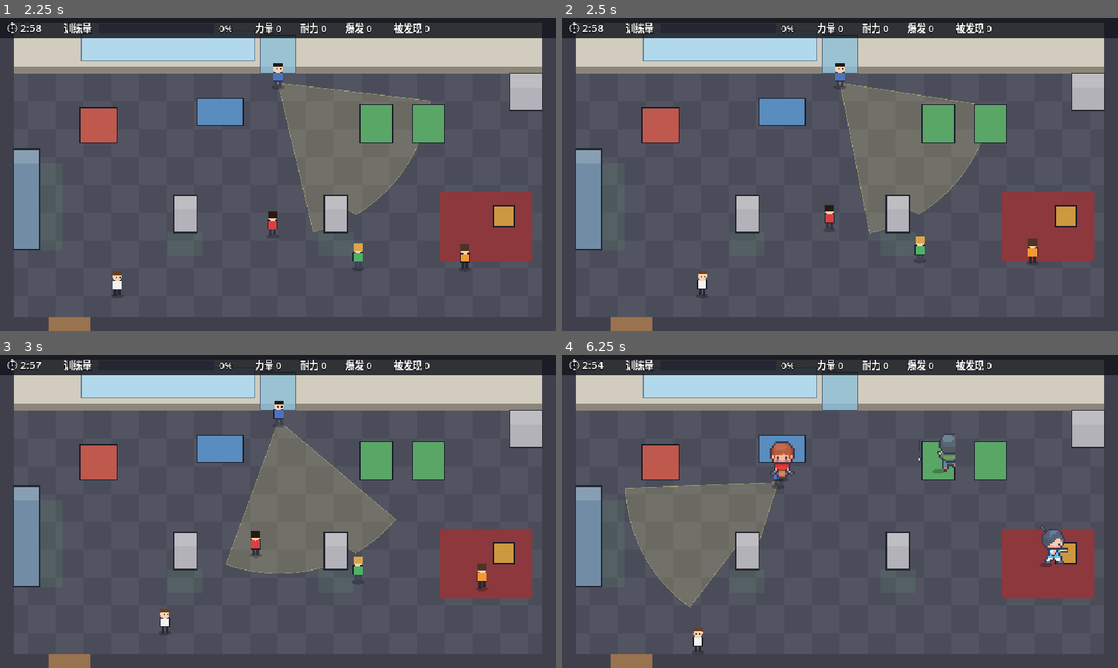
Above: before the commit, frames 1-4 (two rows, left to right).
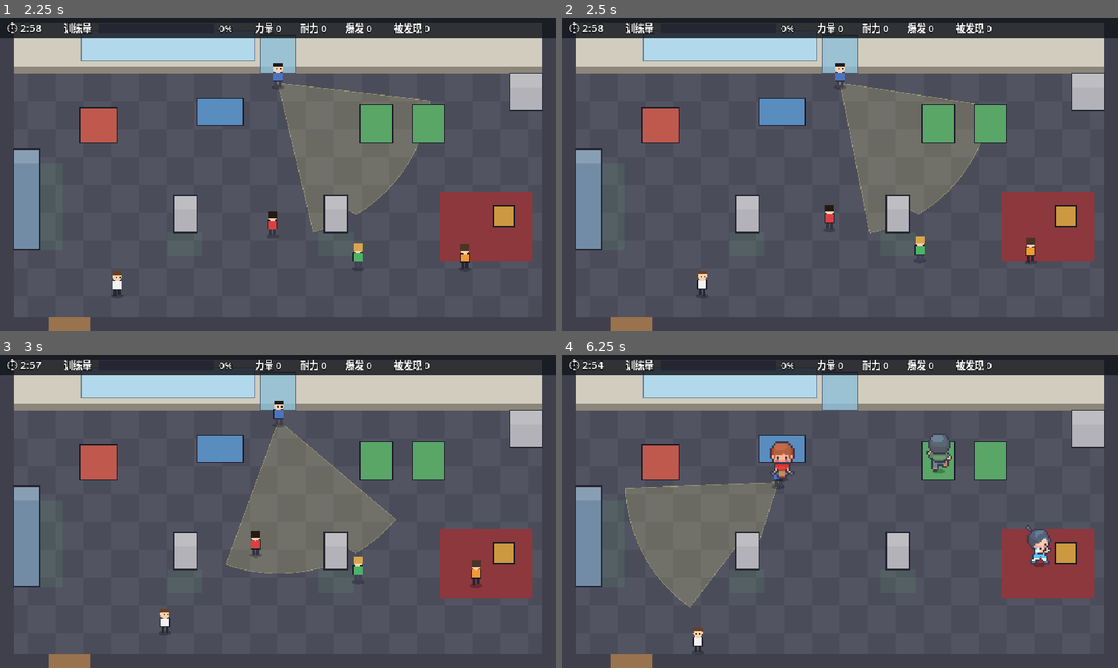
Above: after the commit, the same moments.

Repository: Astro-wen/ultimate-gym-championship
Game: Godot game, scene res://scenes/main.tscn
Two runs of this game, one before a commit and one after it. Both use one fixed random seed, a clock stepped at 60 frames per second and the inputs below.
Inputs (mouse positions are in pixels of both pictures, inside the frame that each line leads up to):
- Up to frame 1 (2.25 s): tap Enter at 0.5 s; move the mouse to (400, 158) at 0.52 s; hold D (move_right) 0.53-1.25 s; hold E (interact) 0.53-1.25 s; click (400, 158) at 0.67 s; drag from (166, 190) to (50, 205) at 1.27 s; move the mouse to (333, 105) at 2.02 s; hold D (move_right) from 2.03 s (still down); hold Shift (sprint) from 2.03 s (still down)
- Up to frame 2 (2.5 s): keep holding D (move_right); keep holding Shift (sprint)
- Up to frame 3 (3 s): release D (move_right) at 2.75 s; release Shift (sprint) at 2.75 s; drag from (250, 574) to (111, 464) at 2.77 s
- Up to frame 4 (6.25 s): move the mouse to (1006, 558) at 3.52 s; hold A (move_left) 3.53-4.25 s; tap Q (leave) at 3.6 s; drag from (673, 464) to (895, 580) at 4.27 s; move the mouse to (867, 511) at 5.02 s; hold S (move_down) 5.03-5.75 s; hold E (interact) 5.03-5.75 s; click (867, 511) at 5.17 s; drag from (756, 433) to (728, 527) at 5.77 s

Frame 1 is identical in both runs. In frame 2, less than 0.1% of the frame differs, in the area x 83-86%, y 70-79%; in frame 3, 0.2%; in frame 4, 1.1%, in the area x 64-91%, y 25-68%.

Commit message:
feat: switch stations to v2 per-character poses (LimeZu-style)
- StationData pose specs updated to the v2 strips (player as default)
- punching bag stance moved back 12px for the longer v2 punch
- STATUS updated

Co-Authored-By: Claude Opus 5.5 <noreply@anthropic.com>

Diff:
--- a/data/stations/bench_press.tres
+++ b/data/stations/bench_press.tres
@@ -1,7 +1,7 @@
 [gd_resource type="Resource" script_class="StationData" load_steps=3 format=3]
 
 [ext_resource type="Script" path="res://scripts/stations/station_data.gd" id="1_sd"]
-[ext_resource type="Texture2D" path="res://assets/characters/generated/tall/char_worker_bench_press_2f_ai_v1.png" id="2_pose"]
+[ext_resource type="Texture2D" path="res://assets/characters/generated/v2/char_player_bench_press_2f_ai_v2.png" id="2_pose"]
 
 [resource]
 script = ExtResource("1_sd")
@@ -24,7 +24,7 @@
 pose_texture = ExtResource("2_pose")
 pose_frames = 2
 pose_frame_size = Vector2i(96, 72)
-pose_anchor = Vector2(48, 71)
+pose_anchor = Vector2(48, 72)
 pose_loop = false
 anchor_offsets = Array[Vector2]([Vector2(0, -16)])
 exit_offset = Vector2(0, 26)
--- a/data/stations/dumbbell_curl.tres
+++ b/data/stations/dumbbell_curl.tres
@@ -1,7 +1,7 @@
 [gd_resource type="Resource" script_class="StationData" load_steps=3 format=3]
 
 [ext_resource type="Script" path="res://scripts/stations/station_data.gd" id="1_sd"]
-[ext_resource type="Texture2D" path="res://assets/characters/generated/tall/char_worker_dumbbell_curl_2f_ai_v1.png" id="2_pose"]
+[ext_resource type="Texture2D" path="res://assets/characters/generated/v2/char_player_dumbbell_curl_2f_ai_v2.png" id="2_pose"]
 
 [resource]
 script = ExtResource("1_sd")
--- a/data/stations/punching_bag.tres
+++ b/data/stations/punching_bag.tres
@@ -1,7 +1,7 @@
 [gd_resource type="Resource" script_class="StationData" load_steps=3 format=3]
 
 [ext_resource type="Script" path="res://scripts/stations/station_data.gd" id="1_sd"]
-[ext_resource type="Texture2D" path="res://assets/characters/generated/tall/char_worker_punching_bag_2f_ai_v1.png" id="2_pose"]
+[ext_resource type="Texture2D" path="res://assets/characters/generated/v2/char_player_punching_bag_2f_ai_v2.png" id="2_pose"]
 
 [resource]
 script = ExtResource("1_sd")
@@ -23,10 +23,10 @@
 base_region = Rect2(288, 300, 48, 122)
 pose_texture = ExtResource("2_pose")
 pose_frames = 2
-pose_frame_size = Vector2i(64, 96)
-pose_anchor = Vector2(26, 96)
+pose_frame_size = Vector2i(72, 96)
+pose_anchor = Vector2(30, 96)
 pose_loop = false
-anchor_offsets = Array[Vector2]([Vector2(-34, 2)])
-exit_offset = Vector2(-40, 30)
+anchor_offsets = Array[Vector2]([Vector2(-46, 2)])
+exit_offset = Vector2(-46, 30)
 footprint = Vector2(36, 20)
 placeholder_color = Color(0.8, 0.6, 0.25, 1)
--- a/data/stations/treadmill.tres
+++ b/data/stations/treadmill.tres
@@ -1,7 +1,7 @@
 [gd_resource type="Resource" script_class="StationData" load_steps=3 format=3]
 
 [ext_resource type="Script" path="res://scripts/stations/station_data.gd" id="1_sd"]
-[ext_resource type="Texture2D" path="res://assets/characters/generated/tall/char_worker_treadmill_4f_ai_v1.png" id="2_pose"]
+[ext_resource type="Texture2D" path="res://assets/characters/generated/v2/char_player_treadmill_4f_ai_v2.png" id="2_pose"]
 
 [resource]
 script = ExtResource("1_sd")
@@ -23,8 +23,8 @@
 base_region = Rect2(664, 612, 64, 116)
 pose_texture = ExtResource("2_pose")
 pose_frames = 4
-pose_frame_size = Vector2i(64, 96)
-pose_anchor = Vector2(34, 96)
+pose_frame_size = Vector2i(72, 96)
+pose_anchor = Vector2(36, 96)
 pose_loop = true
 anchor_offsets = Array[Vector2]([Vector2(0, -14)])
 exit_offset = Vector2(0, 26)
Not shown, added: assets/characters/generated/v2/char_goer_blue_bench_press_2f_ai_v2.png.import
Not shown, added: assets/characters/generated/v2/char_goer_blue_dumbbell_curl_2f_ai_v2.png.import
Not shown, added: assets/characters/generated/v2/char_goer_blue_punching_bag_2f_ai_v2.png.import
Not shown, added: assets/characters/generated/v2/char_goer_blue_treadmill_4f_ai_v2.png.import
Not shown, added: assets/characters/generated/v2/char_goer_green_bench_press_2f_ai_v2.png.import
Not shown, added: assets/characters/generated/v2/char_goer_green_dumbbell_curl_2f_ai_v2.png.import
Not shown, added: assets/characters/generated/v2/char_goer_green_punching_bag_2f_ai_v2.png.import
Not shown, added: assets/characters/generated/v2/char_goer_green_treadmill_4f_ai_v2.png.import
Not shown, added: assets/characters/generated/v2/char_goer_red_bench_press_2f_ai_v2.png.import
Not shown, added: assets/characters/generated/v2/char_goer_red_dumbbell_curl_2f_ai_v2.png.import
Not shown, added: assets/characters/generated/v2/char_goer_red_punching_bag_2f_ai_v2.png.import
Not shown, added: assets/characters/generated/v2/char_goer_red_treadmill_4f_ai_v2.png.import
(and 5 more such lines)
